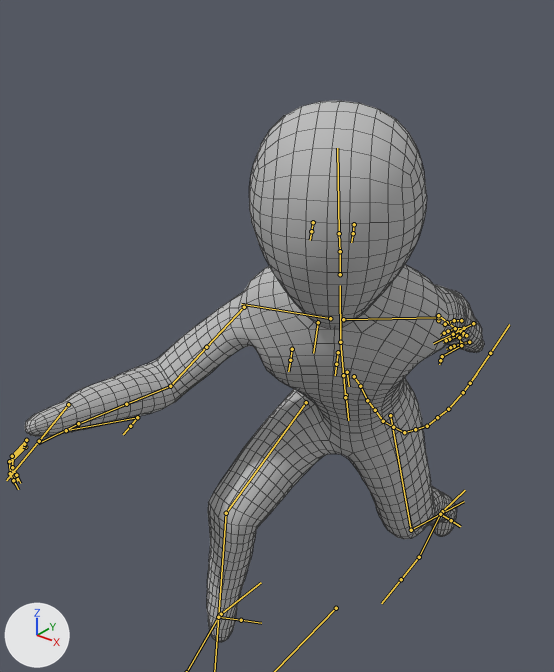
An edit to the FBX model Move and Die/Assets/The Game Folder/Models/Human_003a.fbx, drawn before and after from the same camera.
The view is the same before and after, from a 50 mm lens placed at (0.972, -1.509, 1.807), pointed at (-0.087, -0.186, 0.987). Arrows for +X, +Y and +Z are at lower left; the lights stay in place. Both versions are drawn at frame 15 of the action 'Armature|Movement_Running'; the numbers are the values there. The bones that bend it are drawn over the model as lines. Mesh edges are drawn as thin lines.

Objects in the first picture: 'Human_Mesh'.
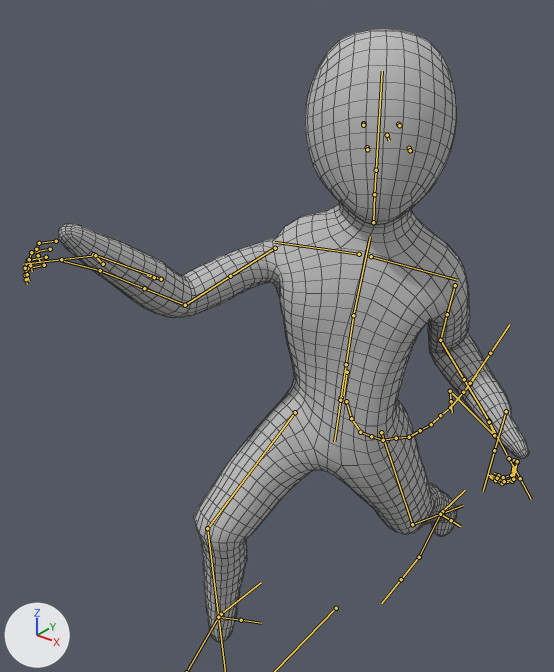
Pixel boxes (x1, y1, x2, y2) of what changed, in the pictures (554 x 672 px):
'Human_Mesh', posed (13% taller): before (25, 101, 484, 642); after (58, 29, 529, 642)
bone 'Hip_root', root to tip: before (347, 372) to (349, 386); after (347, 372) to (343, 396)
bone 'Femur.R', root to tip: before (306, 402) to (226, 513); after (295, 412) to (207, 528)
bone 'Tibia.R', root to tip: before (226, 513) to (218, 617); after (207, 528) to (218, 617)
bone 'Femur.L', root to tip: before (390, 415) to (411, 530); after (381, 432) to (412, 524)
bone 'Tibia.L', root to tip: before (411, 530) to (440, 514); after (412, 524) to (440, 514)
bone 'Tail.001', root to tip: before (354, 376) to (360, 386); after (346, 401) to (351, 418)
bone 'Neck.001', root to tip: before (340, 274) to (340, 251); after (373, 222) to (374, 194)
bone 'Ulna.L', root to tip: before (438, 315) to (448, 323); after (440, 340) to (464, 379)

The edits, one by one:
Bone 'Hip_root' (bone_hip_root) turns from (29, -22, 0) to (-8, -21, 4) degrees about its own x, y and z.
Bone 'Femur.R' (bone_femur_r) turns from (-83, 16, 15) to (-47, 11, 13) degrees about its own x, y and z.
Bone 'Tibia.R' (bone_tibia_r) turns from (44, 5, -18) to (55, 5, -12) degrees about its own x, y and z.
Bone 'Femur.L' (bone_femur_l) turns from (-19, -3, -11) to (29, 1, -19) degrees about its own x, y and z.
Bone 'Tibia.L' (bone_tibia_l) turns from (43, 1, -5) to (27, 2, -6) degrees about its own x, y and z.
Bone 'Tail.001' (bone_tail_001) turns from (-13, 3, -5) to (7, 3, -6) degrees about its own x, y and z.
Bone 'Neck.001' (bone_neck_001) turns from (0, 0, 0) to (-4, 6, -9) degrees about its own x, y and z.
Bone 'Ulna.L' (bone_ulna_l) turns from (0, 0, 0) to (-71, 0, 0) degrees about its own x, y and z.
